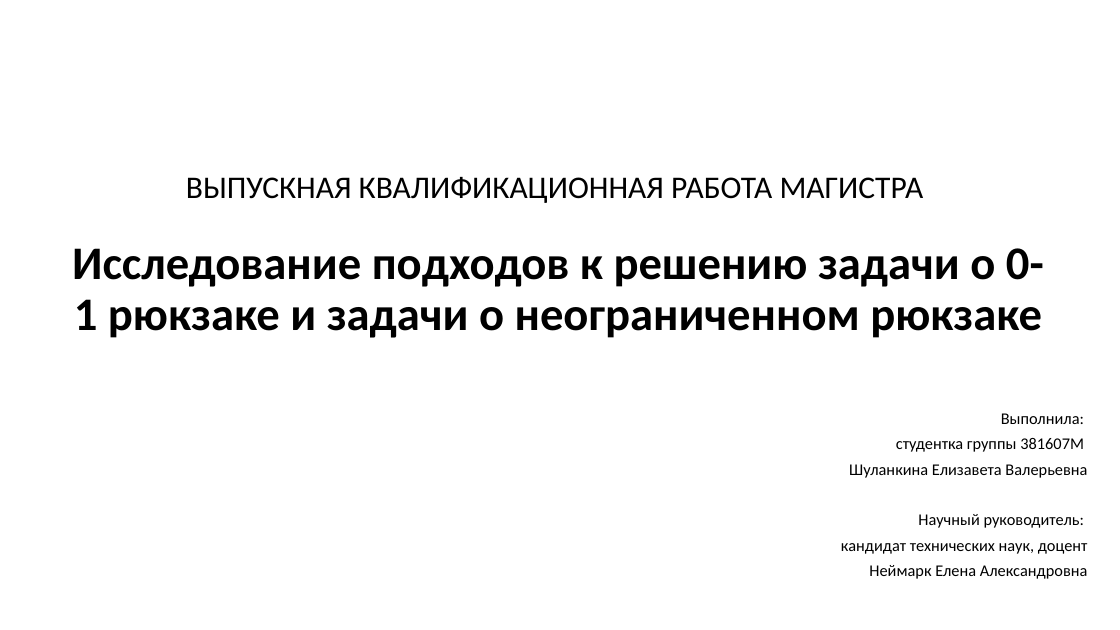
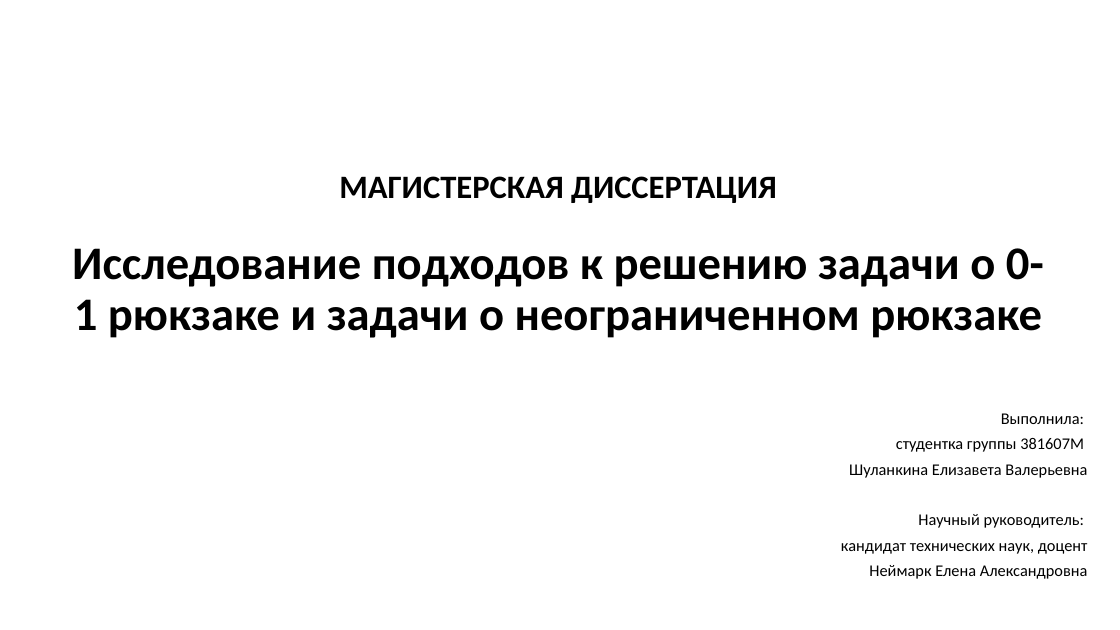
Before and after one commit to ElizJogar/Knapsack-Problems, a slide deck: slide 1 of docs/master_diploma.pptx. Drawn at 1120x630 pixels with LibreOffice and Linux fonts; fonts in the diff are those of the drawing. Boxes give left, top, right and bottom in pixels: in the first picture for what was removed or moved away, otherwise in the second. Text is boxed around its words. In the diff, an @@ line names an element or a change of style, - is before the commit and + after.

```diff
--- a/docs/master_diploma.pptx
+++ b/docs/master_diploma.pptx
@@ title at (x1=72, y1=176, x2=1044, y2=338): text changed @@
-ВЫПУСКНАЯ КВАЛИФИКАЦИОННАЯ РАБОТА МАГИСТРА
-Исследование подходов к решению задачи о 0-1 рюкзаке и задачи о неограниченном рюкзаке
+МАГИСТЕРСКАЯ ДИССЕРТАЦИЯ
+Исследование подходов к решению задачи о 0-1 рюкзаке и задачи о неограниченном рюкзаке
```
Also in this commit, not shown: 2 other slides changed, 1 other file.
